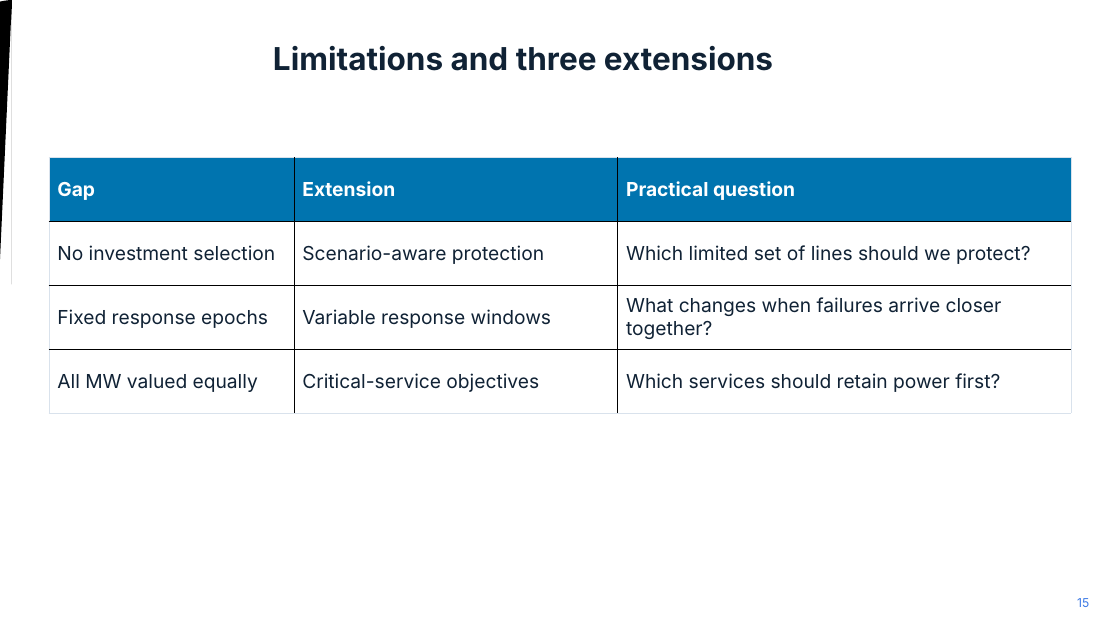
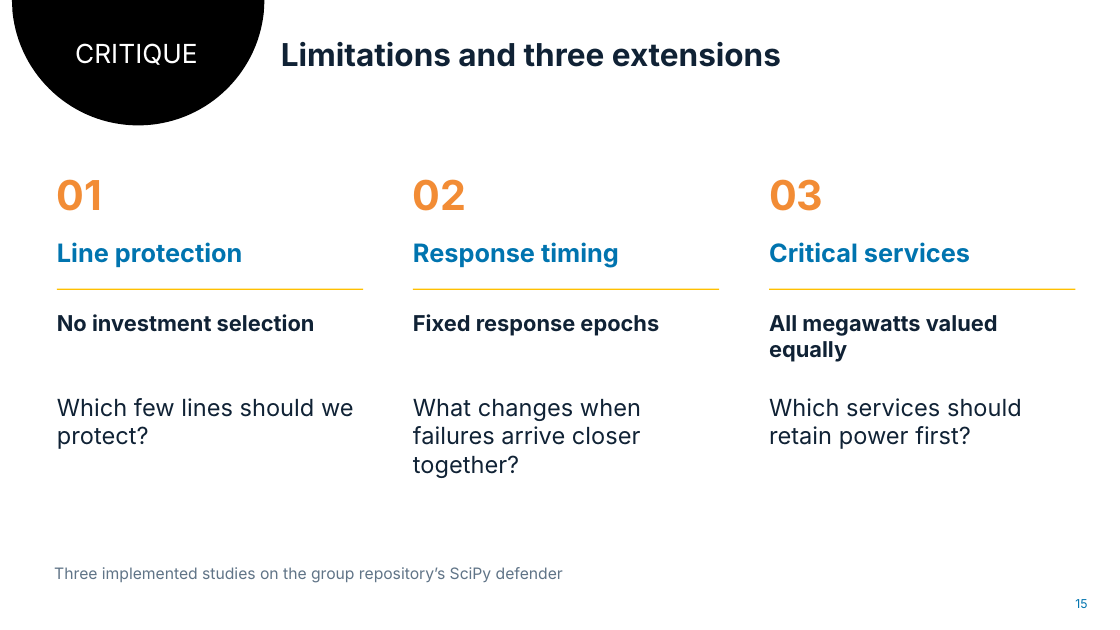
Before and after one commit to Adventurist2/CS637, a slide deck: slide 15 of group-sequin/output/presentation/SEQUIN_Original_Slides_With_Part2.pptx. Drawn at 1120x630 pixels with LibreOffice and Linux fonts; fonts in the diff are those of the drawing. Boxes give left, top, right and bottom in pixels: in the first picture for what was removed or moved away, otherwise in the second. Text is boxed around its words. In the diff, an @@ line names an element or a change of style, - is before the commit and + after.

```diff
--- a/group-sequin/output/presentation/SEQUIN_Original_Slides_With_Part2.pptx
+++ b/group-sequin/output/presentation/SEQUIN_Original_Slides_With_Part2.pptx
@@ text added at (75, 43, 198, 65), 22.5 pt, text #FFFFFF @@
+CRITIQUE
@@ text "Limitations and three extensions": place and size @@
-text "Limitations and three extensions" at (273, 46, 773, 71)
+text "Limitations and three extensions" at (281, 42, 781, 67)
@@ table removed at (49, 158, 1071, 413), 4 rows, 3 columns @@
-Gap | Extension | Practical question
-No investment selection | Scenario-aware protection | Which limited set of lines should we protect?
-Fixed response epochs | Variable response windows | What changes when failures arrive closer together?
-All MW valued equally | Critical-service objectives | Which services should retain power first?
@@ text added at (57, 179, 102, 211), 35.2 pt, text #F28C35, bold @@
+01
@@ text added at (413, 179, 467, 211), 35.2 pt, text #F28C35, bold @@
+02
@@ text added at (769, 179, 823, 211), 35.2 pt, text #F28C35, bold @@
+03
@@ text added at (57, 242, 243, 268), 21.8 pt, text #0074AF, bold @@
+Line protection
@@ text added at (413, 242, 619, 268), 21.8 pt, text #0074AF, bold @@
+Response timing
@@ text added at (769, 242, 970, 263), 21.8 pt, text #0074AF, bold @@
+Critical services
@@ rectangle added at (57, 289, 364, 291), fill #FFC000 @@
@@ rectangle added at (413, 289, 720, 291), fill #FFC000 @@
@@ rectangle added at (770, 289, 1076, 291), fill #FFC000 @@
@@ text added at (57, 314, 315, 332), 18.8 pt, text #102235, bold @@
+No investment selection
@@ text added at (413, 314, 659, 336), 18.8 pt, text #102235, bold @@
+Fixed response epochs
@@ text added at (769, 315, 998, 362), 18.8 pt, text #102235, bold @@
+All megawatts valued equally
@@ text added at (57, 398, 354, 449), 20.2 pt, text #102235 @@
+Which few lines should we protect?
@@ text added at (413, 399, 641, 478), 20.2 pt, text #102235 @@
+What changes when failures arrive closer together?
@@ text added at (769, 398, 1022, 449), 20.2 pt, text #102235 @@
+Which services should retain power first?
@@ text added at (54, 567, 563, 583), 13.5 pt, text #607487 @@
+Three implemented studies on the group repository’s SciPy defender
@@ text "15" at (1075, 599, 1087, 608): text colour #3E7BE6 to #0074AF @@
```
Also in this commit, not shown: 14 other slides changed, 1 slide added, 1 slide removed, 13 other files.
